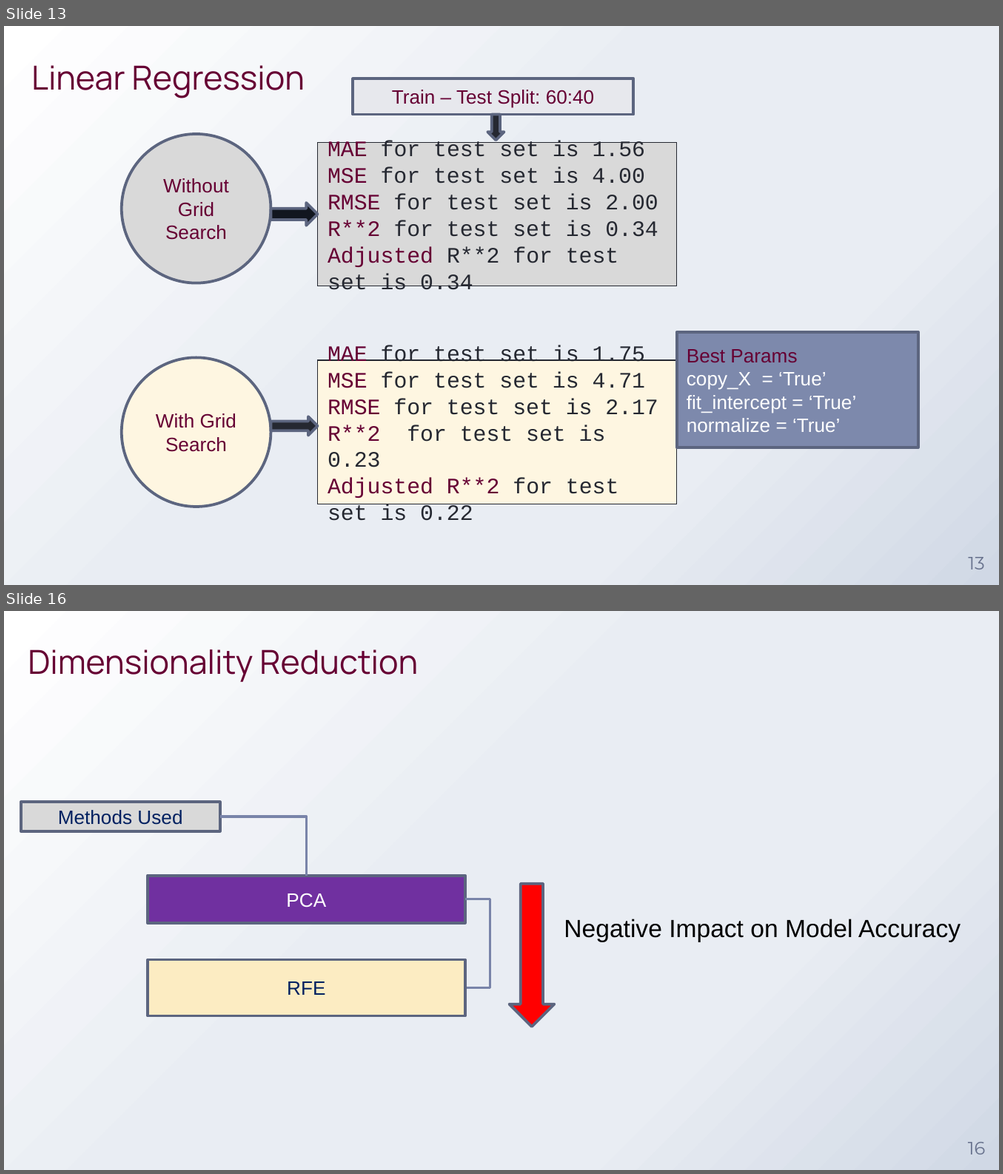
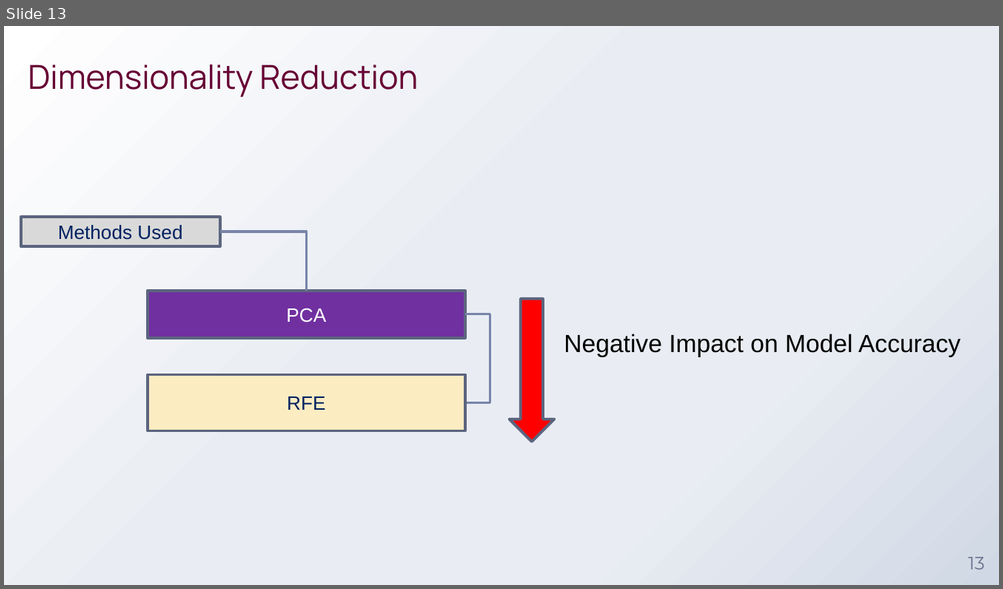
Before and after one commit to vivekgulavani/Prudential-Data-Machine-Learning, a slide deck: Prudential Insurance Machine Learning V1.0.pptx. Shown one above the other, each under a label of ours: slides 13 and 16 before the commit, slide 13 after it; the slides between them are not shown. The pictures are 1003x1174 and 1003x589 pixels, drawn with LibreOffice and Linux fonts; fonts in the diff are those of the drawing; background and template pictures are left out. Boxes give left, top, right and bottom in pixels: in the first picture for what was removed or moved away, otherwise in the second. Text is boxed around its words. In the diff, an @@ line names an element or a change of style, - is before the commit and + after.

```diff
--- a/Prudential Insurance Machine Learning V1.0.pptx
+++ b/Prudential Insurance Machine Learning V1.0.pptx
@@ slide 13 removed at [4,26,999,585], background gradient #FFFFFF to #E9EDF3 to #D0D8E5 @@
@@ title removed at [31,65,304,99] @@
-Linear Regression
@@ rectangle removed at [353,79,634,115] @@
-Train – Test Split: 60:40
@@ ellipse removed at [122,134,270,284] @@
-Without Grid Search
@@ down arrow removed at [487,115,504,141] @@
@@ rectangle removed at [317,142,677,286] @@
-MAE for test set is 1.56
-MSE for test set is 4.00
-RMSE for test set is 2.00
-R**2 for test set is 0.34
-Adjusted R**2 for test set is 0.34
@@ right arrow removed at [270,203,317,226] @@
@@ rectangle removed at [677,332,918,448] @@
-Best Params
-copy_X = ‘True’
-fit_intercept = ‘True’
-normalize = ‘True’
@@ ellipse removed at [122,358,270,507] @@
-With Grid Search
@@ rectangle removed at [317,360,677,504] @@
-MAE for test set is 1.75
-MSE for test set is 4.71
-RMSE for test set is 2.17
-R**2 for test set is 0.23
-Adjusted R**2 for test set is 0.22
@@ right arrow removed at [270,417,317,436] @@
@@ page number removed at [967,557,984,570] @@
-13
@@ what was slide 16 is now slide 13 @@
@@ page number at [967,557,984,570]: text changed @@
-16
+13
```
Also in this commit, not shown: 2 slides changed, 3 other slides removed.
